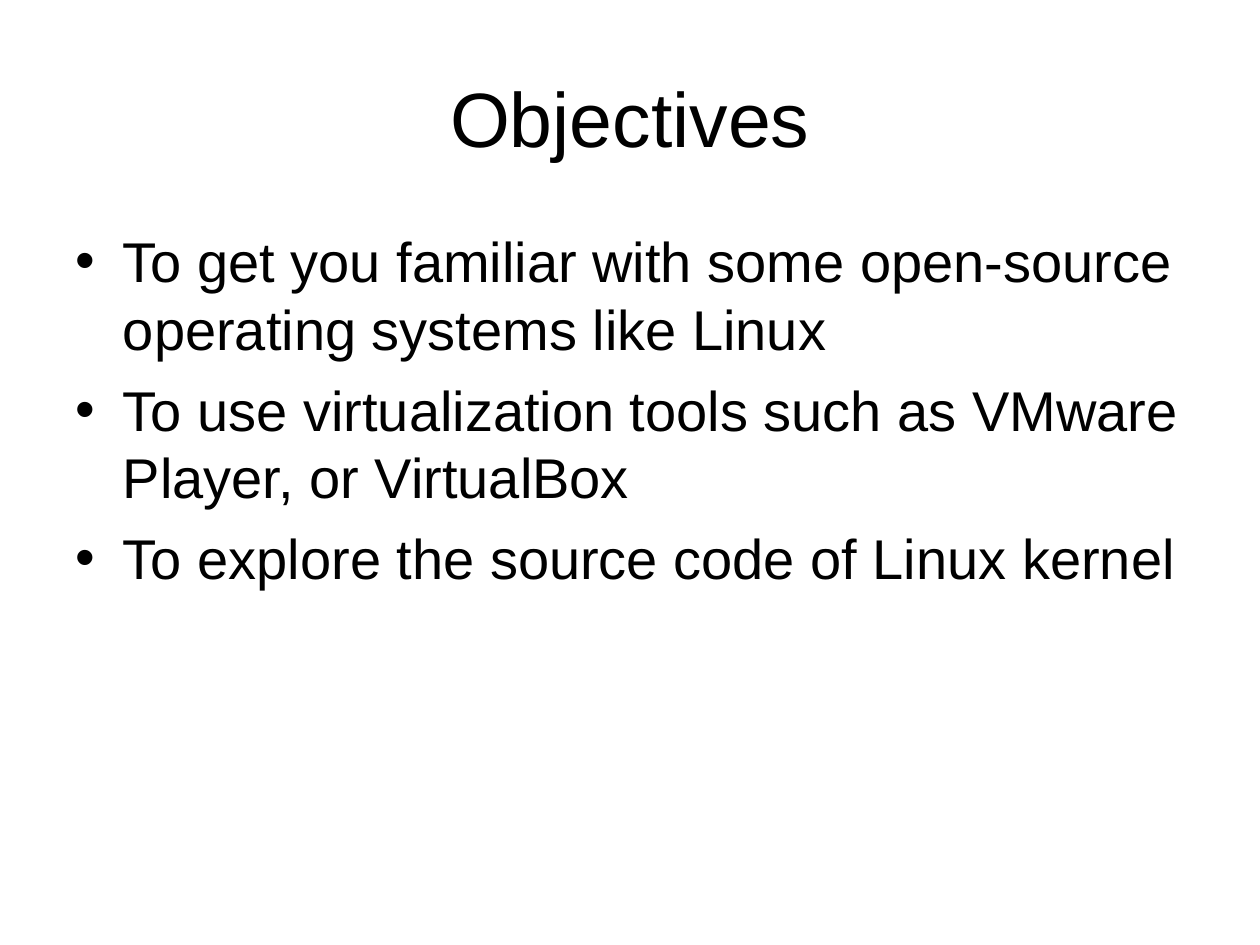
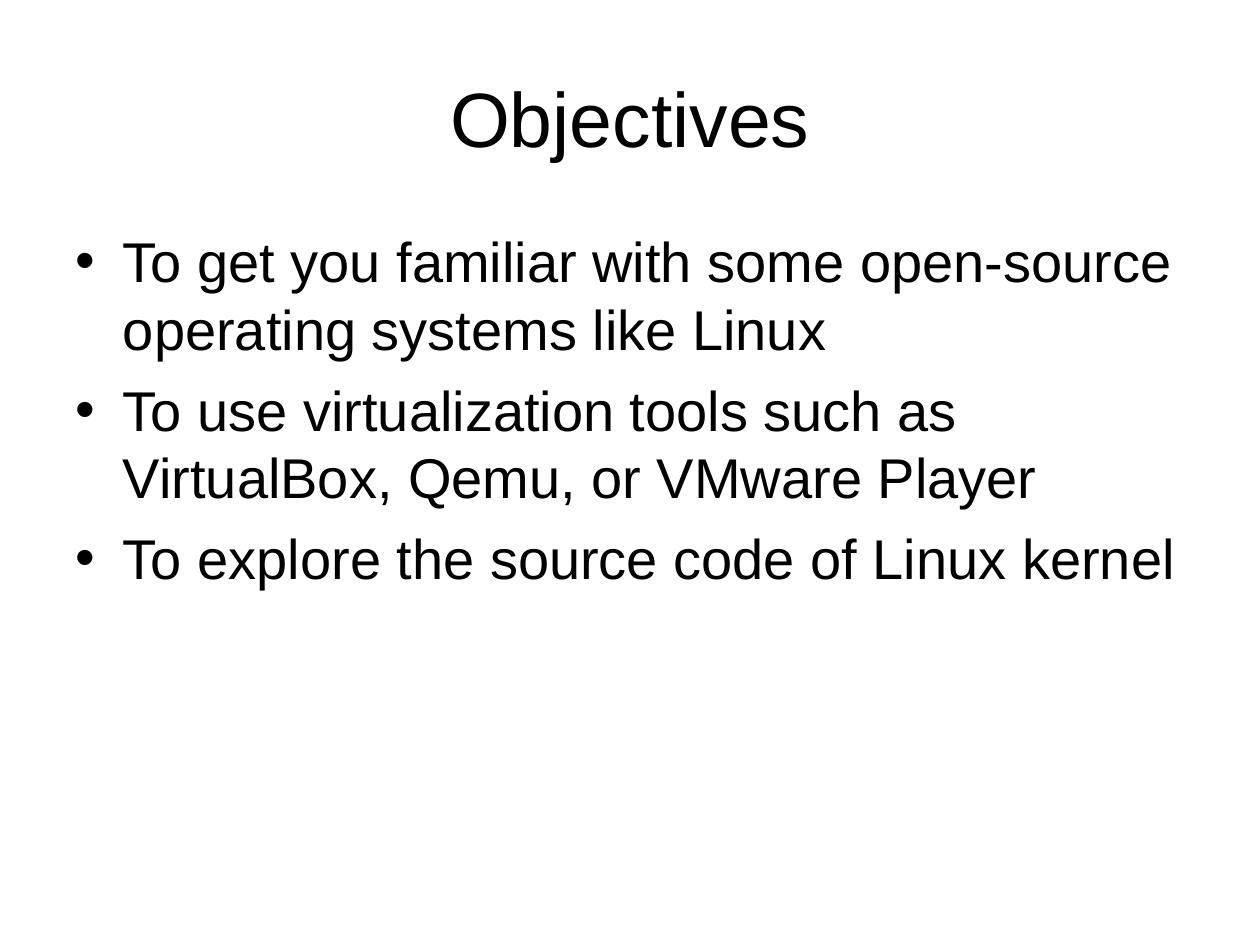
Before and after one commit to chriswjh/chriswjh.github.io, a slide deck: slide 2 of OSu/Ex01.ppt. Drawn at 1260x945 pixels with LibreOffice and Linux fonts; fonts in the diff are those of the drawing. Boxes give left, top, right and bottom in pixels: in the first picture for what was removed or moved away, otherwise in the second. Text is boxed around its words. In the diff, an @@ line names an element or a change of style, - is before the commit and + after.

```diff
--- a/OSu/Ex01.ppt
+++ b/OSu/Ex01.ppt
@@ text at box(123, 390, 1037, 509): text changed @@
-• To use virtualization tools such as VMware Player, or VirtualBox
+• To use virtualization tools such as VirtualBox, Qemu, or VMware Player
```
Also in this commit, not shown: 8 other slides changed, 2 slides added, 2 slides removed.
